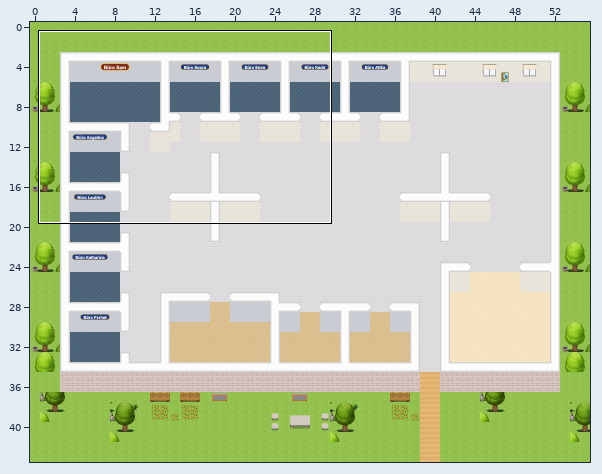
Two states of a Tiled map (JSON), sw-office.tmj. Above: a wide view before the commit, with the close-up outlined.
Close-up. As it was:
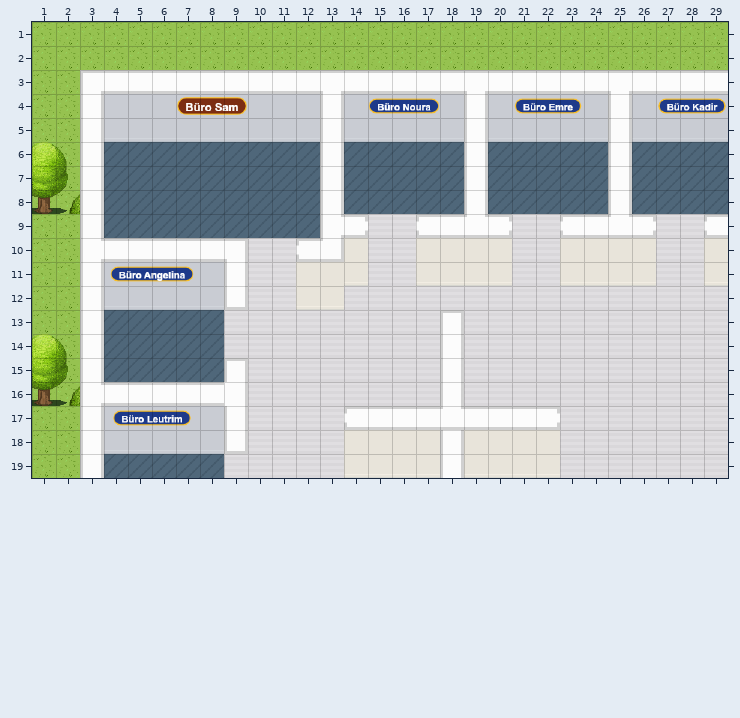
Cells are 32x32 px. Shown: x 1..29, y 1..19. The commit also changed other parts of the map, which this record leaves out.
The same view after the edit:
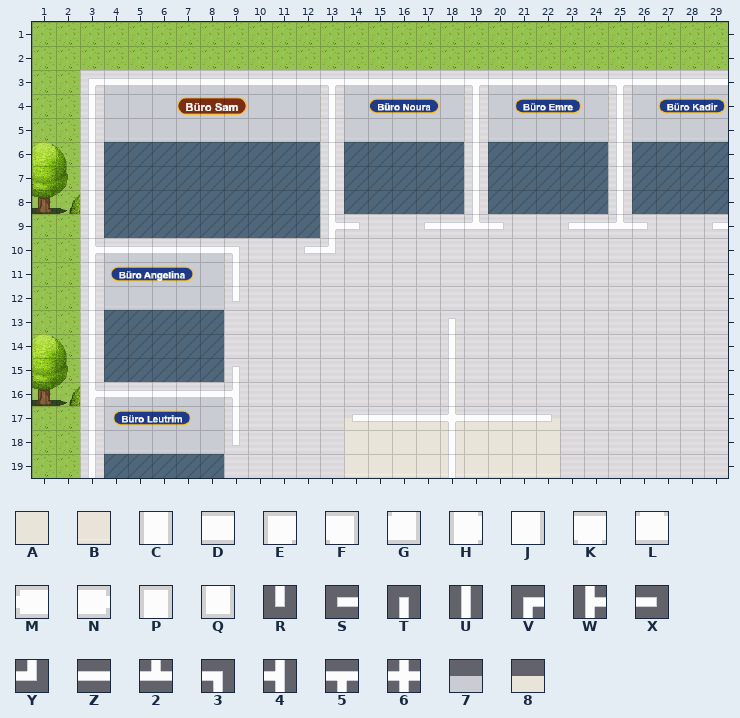
Key: from "SW_Farben": A 49, B 50, C 51, D 52, E 53, F 54, G 56, H 57, J 58, K 59, L 60, M 61, N 62, P 63, Q 64, R 67, S 68, T 70, U 71, V 72, W 73, X 74, Y 75, Z 76, 2 77, 3 78, 4 79, 5 80, 6 81, 7 85, 8 93.
_ is an empty cell.
Difference:
{"where": "layer \"floor/floor2\""}
{"y":3,"x":4,"old":"_________","new":"777777777"}
{"y":3,"x":14,"old":"_____","new":"77777"}
{"y":3,"x":20,"old":"_____","new":"77777"}
{"y":3,"x":26,"old":"____","new":"7777"}
{"y":10,"x":4,"old":"_____","new":"77777"}
{"y":16,"x":4,"old":"_____","new":"77777"}
{"y":17,"x":14,"old":"_________","new":"888888888"}
{"where": "layer \"walls/walls1\""}
{"y":3,"x":3,"old":"EDDDDDDDDDKDDDDDKDDDDDKDDDD","new":"VZZZZZZZZZ5ZZZZZ5ZZZZZ5ZZZZ"}
{"y":4,"x":3,"old":"C","new":"U"}
{"y":4,"x":13,"old":"C","new":"U"}
{"y":4,"x":19,"old":"C","new":"U"}
{"y":4,"x":25,"old":"C","new":"U"}
{"y":5,"x":3,"old":"C","new":"U"}
{"y":5,"x":13,"old":"C","new":"U"}
{"y":5,"x":19,"old":"C","new":"U"}
{"y":5,"x":25,"old":"C","new":"U"}
{"y":6,"x":3,"old":"C","new":"U"}
{"y":6,"x":13,"old":"C","new":"U"}
{"y":6,"x":19,"old":"C","new":"U"}
{"y":6,"x":25,"old":"C","new":"U"}
{"y":7,"x":3,"old":"C","new":"U"}
{"y":7,"x":13,"old":"C","new":"U"}
{"y":7,"x":19,"old":"C","new":"U"}
{"y":7,"x":25,"old":"C","new":"U"}
{"y":8,"x":3,"old":"C","new":"U"}
{"y":8,"x":13,"old":"C","new":"U"}
{"y":8,"x":19,"old":"C","new":"U"}
{"y":8,"x":25,"old":"C","new":"U"}
{"y":9,"x":3,"old":"C","new":"U"}
{"y":9,"x":13,"old":"HN","new":"WX"}
{"y":9,"x":17,"old":"MDLN","new":"SZ2X"}
{"y":9,"x":23,"old":"MDLN","new":"SZ2X"}
{"y":9,"x":29,"old":"M","new":"S"}
{"y":10,"x":3,"old":"HDDDDDF","new":"WZZZZZ3"}
{"y":10,"x":12,"old":"MG","new":"SY"}
{"y":11,"x":3,"old":"C","new":"U"}
{"y":11,"x":9,"old":"C","new":"U"}
{"y":12,"x":3,"old":"C","new":"U"}
{"y":12,"x":9,"old":"Q","new":"R"}
{"y":13,"x":3,"old":"C","new":"U"}
{"y":13,"x":18,"old":"P","new":"T"}
{"y":14,"x":3,"old":"C","new":"U"}
{"y":14,"x":18,"old":"C","new":"U"}
{"y":15,"x":3,"old":"C","new":"U"}
{"y":15,"x":9,"old":"P","new":"T"}
{"y":15,"x":18,"old":"C","new":"U"}
{"y":16,"x":3,"old":"HDDDDDJ","new":"WZZZZZ4"}
{"y":16,"x":18,"old":"C","new":"U"}
{"y":17,"x":3,"old":"C","new":"U"}
{"y":17,"x":9,"old":"C","new":"U"}
{"y":17,"x":14,"old":"MDDDLDDDN","new":"SZZZ6ZZZX"}
{"y":18,"x":3,"old":"C","new":"U"}
{"y":18,"x":9,"old":"Q","new":"R"}
{"y":18,"x":18,"old":"C","new":"A"}
{"y":19,"x":3,"old":"C","new":"U"}
{"y":19,"x":18,"old":"C","new":"B"}
{"where": "layer \"walls/walls2\""}
{"y":18,"x":18,"old":"_","new":"U"}
{"y":19,"x":18,"old":"_","new":"U"}
{"label":"changed","picture_box":[80,70,728,478]}
